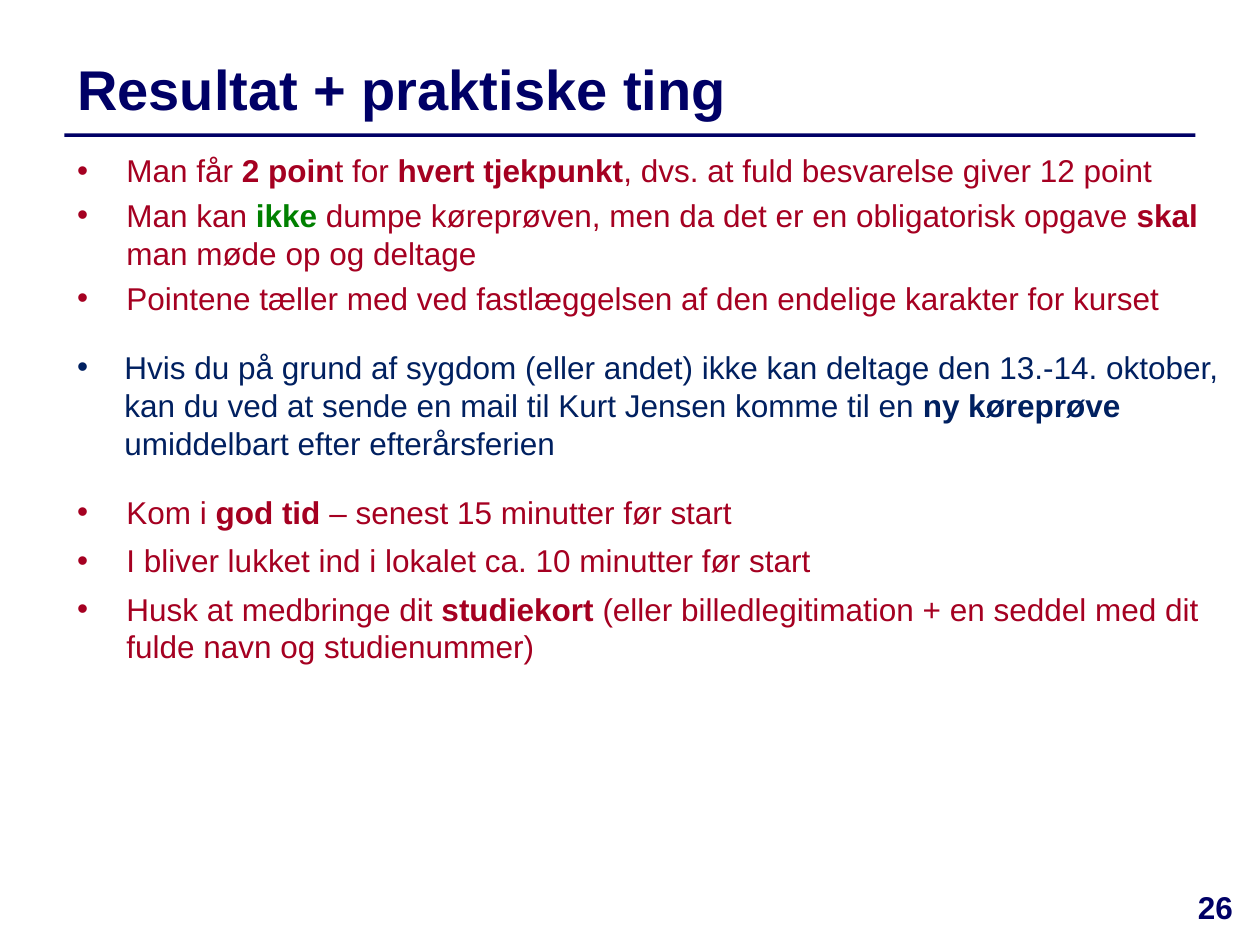
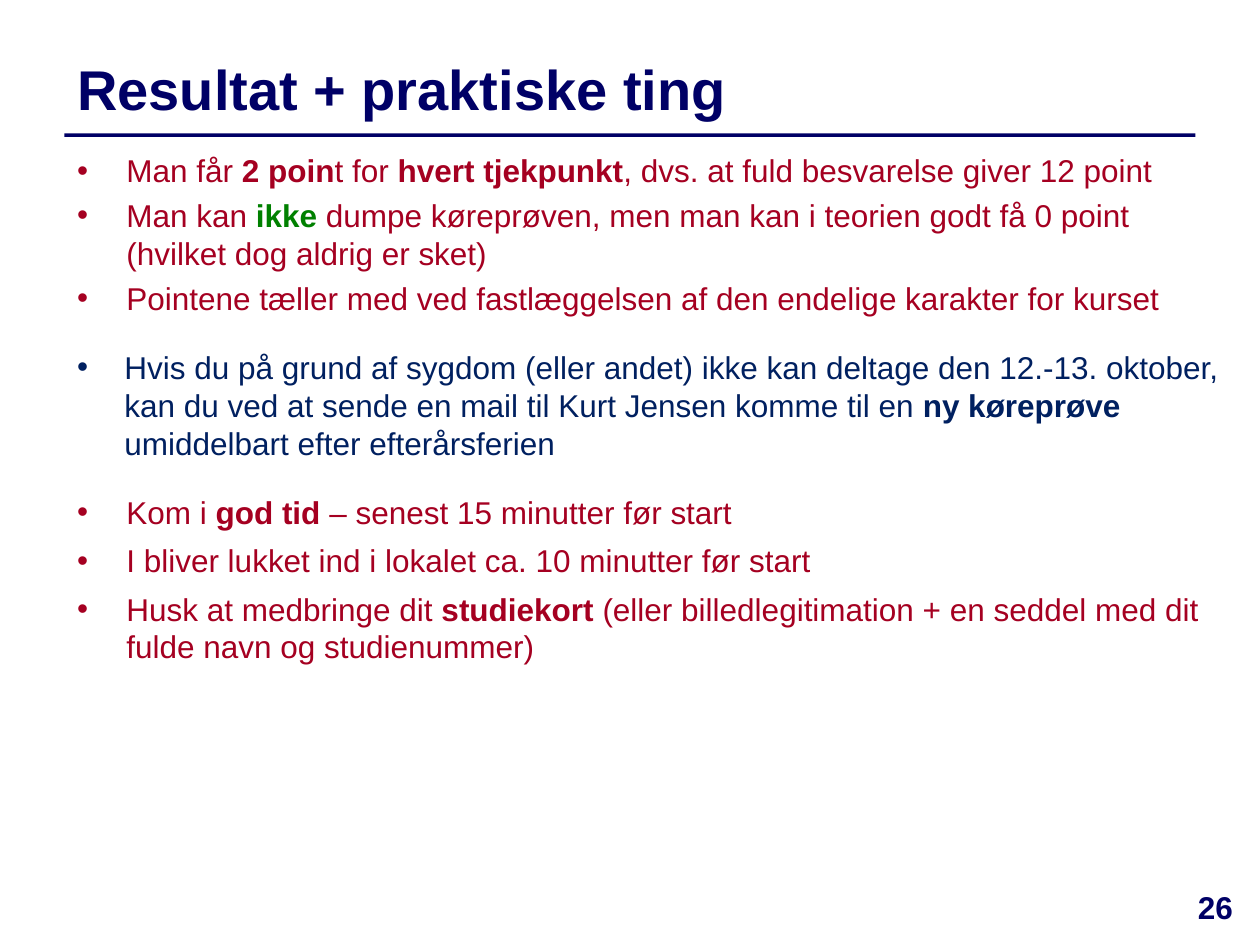
Before and after one commit to IntProgAU/Materiale, a slide deck: slide 26 of web/e23/uge_5a/Slides-Uge5-Mandag.pptx. Drawn at 1260x945 pixels with LibreOffice and Linux fonts; fonts in the diff are those of the drawing. Boxes give left, top, right and bottom in pixels: in the first picture for what was removed or moved away, otherwise in the second. Text is boxed around its words. In the diff, an @@ line names an element or a change of style, - is before the commit and + after.

```diff
--- a/web/e23/uge_5a/Slides-Uge5-Mandag.pptx
+++ b/web/e23/uge_5a/Slides-Uge5-Mandag.pptx
@@ text at (126, 202, 1129, 271): text changed @@
-  • Man kan ikke dumpe køreprøven, men da det er en obligatorisk opgave skal man møde op og deltage
+  • Man kan ikke dumpe køreprøven, men man kan i teorien godt få 0 point (hvilket dog aldrig er sket)
@@ text at (124, 354, 1218, 456): text changed @@
-• Hvis du på grund af sygdom (eller andet) ikke kan deltage den 13.-14. oktober, kan du ved at sende en mail til Kurt Jensen komme til en ny køreprøve umiddelbart efter efterårsferien
+• Hvis du på grund af sygdom (eller andet) ikke kan deltage den 12.-13. oktober, kan du ved at sende en mail til Kurt Jensen komme til en ny køreprøve umiddelbart efter efterårsferien
```
Also in this commit, not shown: 13 other slides changed.
